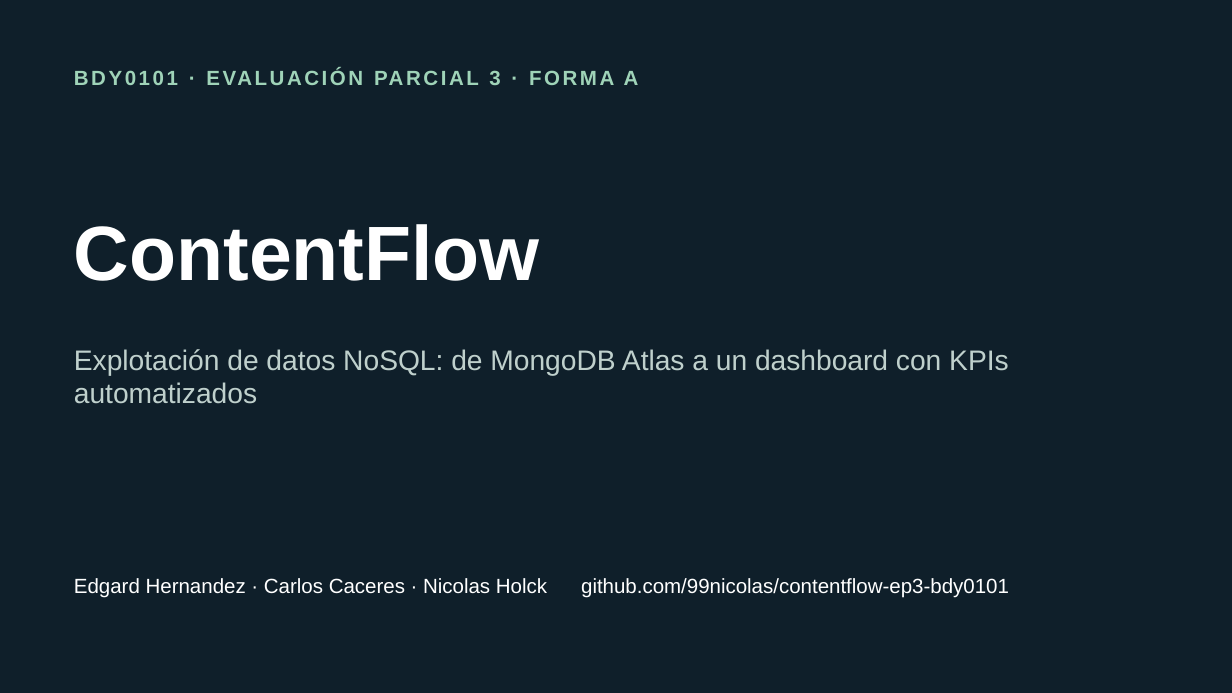
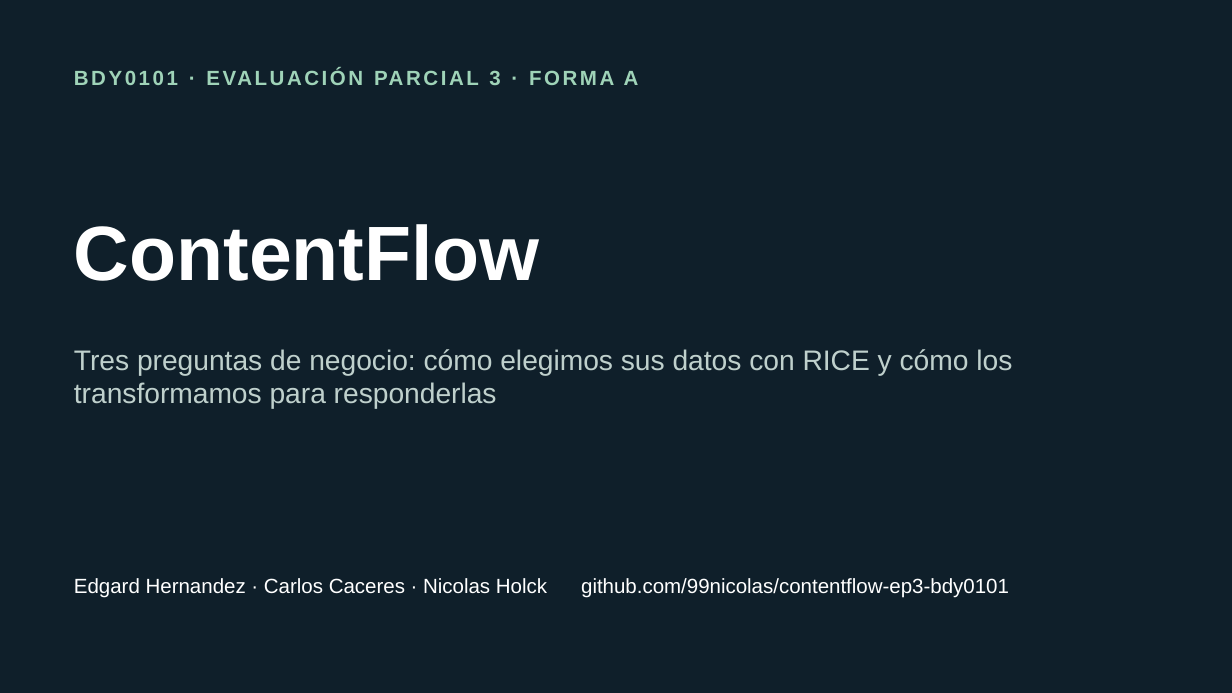
Before and after one commit to 99nicolas/contentflow-ep3-bdy0101, a slide deck: slide 1 of docs/ContentFlow_EP3_Presentacion.pptx. Drawn at 1232x693 pixels with LibreOffice and Linux fonts; fonts in the diff are those of the drawing. Boxes give left, top, right and bottom in pixels: in the first picture for what was removed or moved away, otherwise in the second. Text is boxed around its words. In the diff, an @@ line names an element or a change of style, - is before the commit and + after.

Commit message:
Presentación centrada en las tres preguntas

```diff
--- a/docs/ContentFlow_EP3_Presentacion.pptx
+++ b/docs/ContentFlow_EP3_Presentacion.pptx
@@ text at box(74, 349, 1012, 409): text changed @@
-Explotación de datos NoSQL: de MongoDB Atlas a un dashboard con KPIs automatizados
+Tres preguntas de negocio: cómo elegimos sus datos con RICE y cómo los transformamos para responderlas
```
Also in this commit, not shown: 5 other slides changed, 10 slides added, 6 slides removed, 1 other file.
